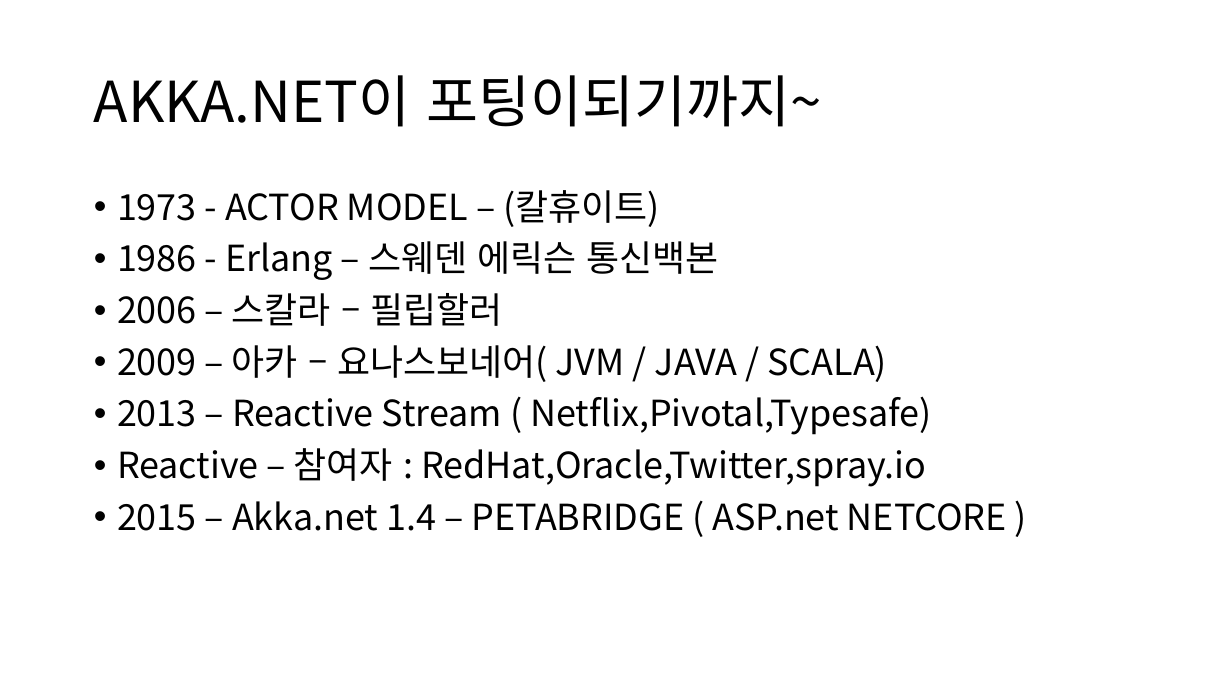
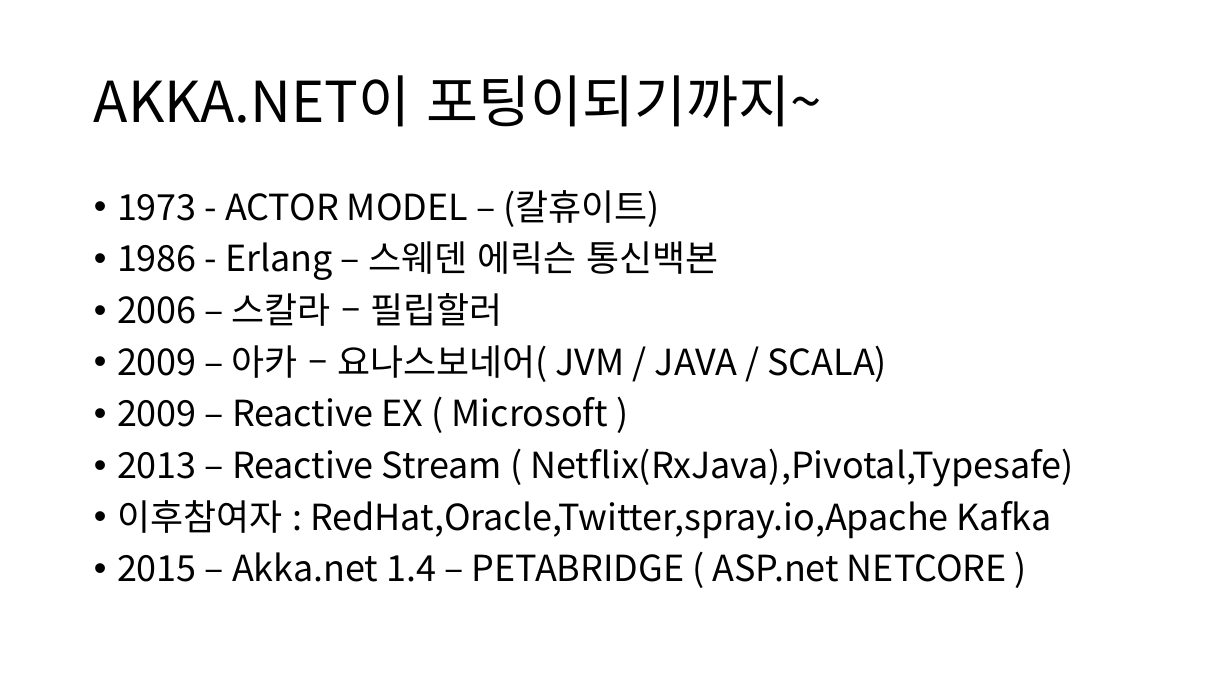
Before and after one commit to psmon/AkkaDotModule, a slide deck: slide 5 of Doc/DotCoreApiWithAkka.pptx (slide 2 before the commit). Drawn at 1232x693 pixels with LibreOffice and Linux fonts; fonts in the diff are those of the drawing. Boxes give left, top, right and bottom in pixels: in the first picture for what was removed or moved away, otherwise in the second. Text is boxed around its words. In the diff, an @@ line names an element or a change of style, - is before the commit and + after.

```diff
--- a/Doc/DotCoreApiWithAkka.pptx
+++ b/Doc/DotCoreApiWithAkka.pptx
@@ text at [117, 397, 1073, 539]: text changed @@
-• 2013 – Reactive Stream ( Netflix,Pivotal,Typesafe)
-• Reactive – 참여자 : RedHat,Oracle,Twitter,spray.io
+• 2009 – Reactive EX ( Microsoft )
+• 2013 – Reactive Stream ( Netflix(RxJava),Pivotal,Typesafe)
+• 이후참여자 : RedHat,Oracle,Twitter,spray.io,Apache Kafka
```
Also in this commit, not shown: 4 other slides changed, 11 slides added, 6 slides removed.
